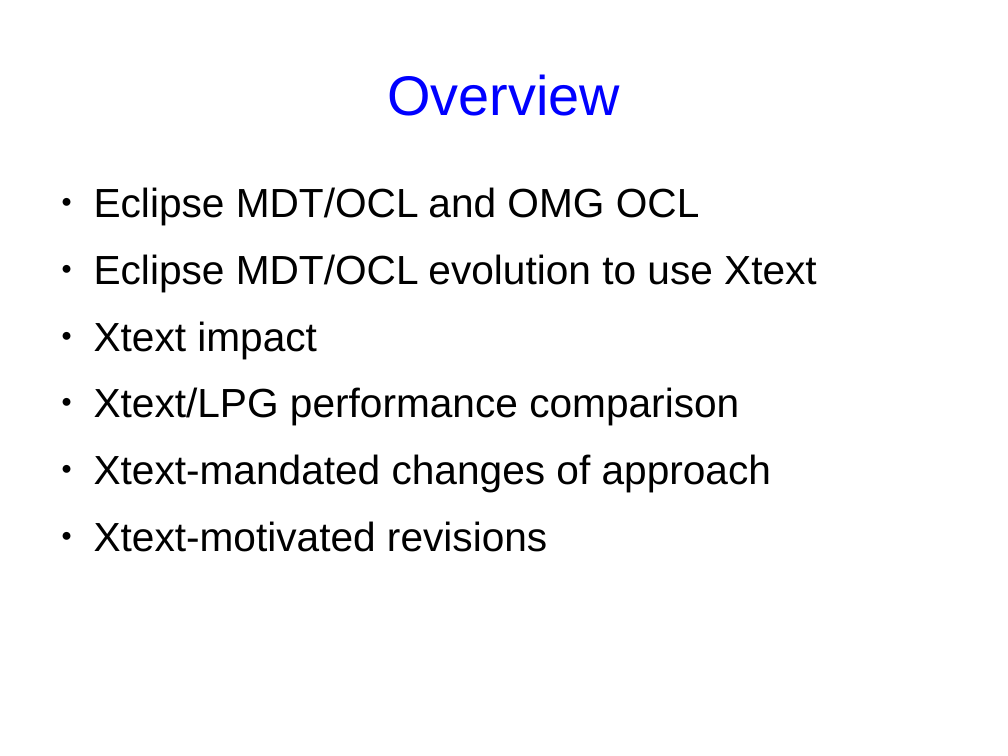
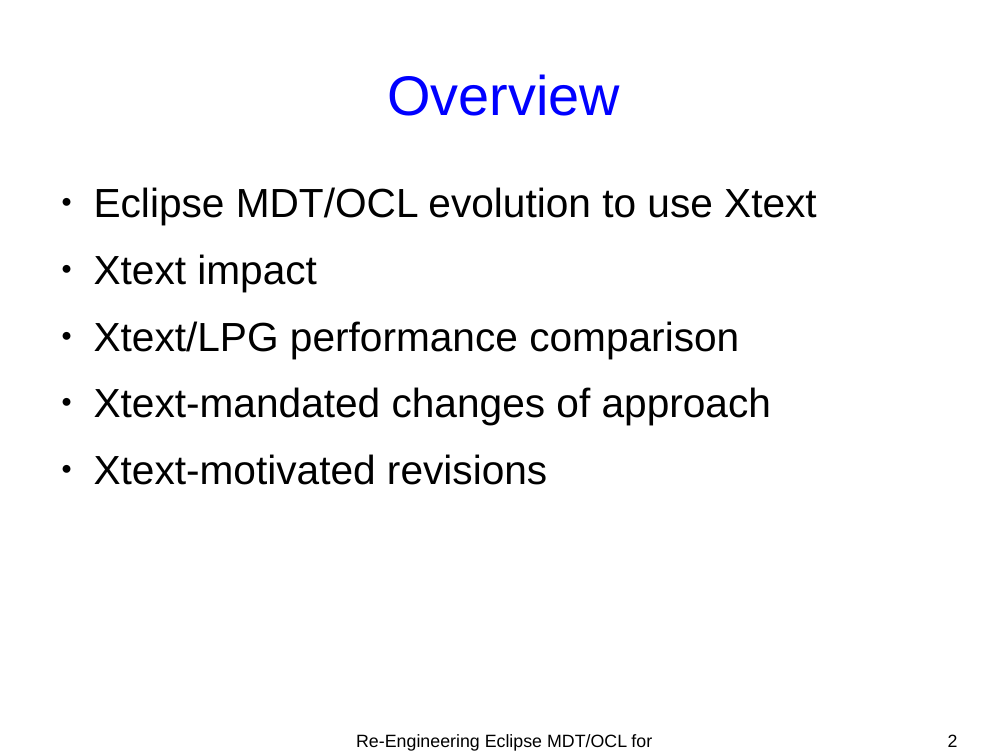
Before and after one commit to eclipse-ocl/ocl-website, a slide deck: slide 2 of ocl/docs/publications/MODELS2010OCLWorkshop/oclxtext.odp. Drawn at 1008x756 pixels with LibreOffice and Linux fonts; fonts in the diff are those of the drawing. Boxes give left, top, right and bottom in pixels: in the first picture for what was removed or moved away, otherwise in the second. Text is boxed around its words. In the diff, an @@ line names an element or a change of style, - is before the commit and + after.

```diff
--- a/ocl/docs/publications/MODELS2010OCLWorkshop/oclxtext.odp
+++ b/ocl/docs/publications/MODELS2010OCLWorkshop/oclxtext.odp
@@ text at bbox=[94, 187, 700, 225]: paragraph removed @@
-● Eclipse MDT/OCL and OMG OCL
@@ text added at bbox=[356, 734, 652, 751], 14 pt, text #000000 @@
+Re-Engineering Eclipse MDT/OCL for Xtext
@@ page number added at bbox=[948, 734, 958, 747], 14 pt, text #000000 @@
+2
```
Also in this commit, not shown: 22 other slides changed, 3 other files.
